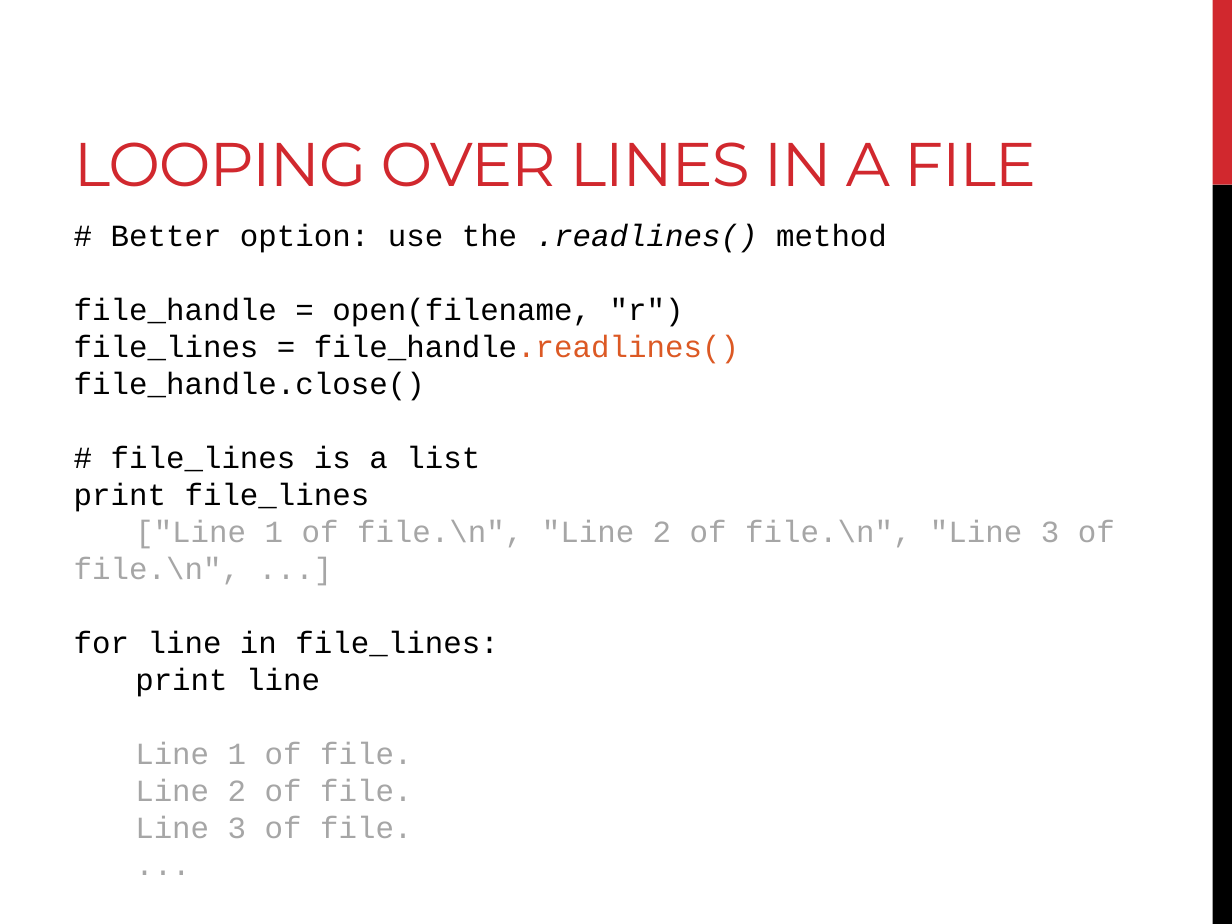
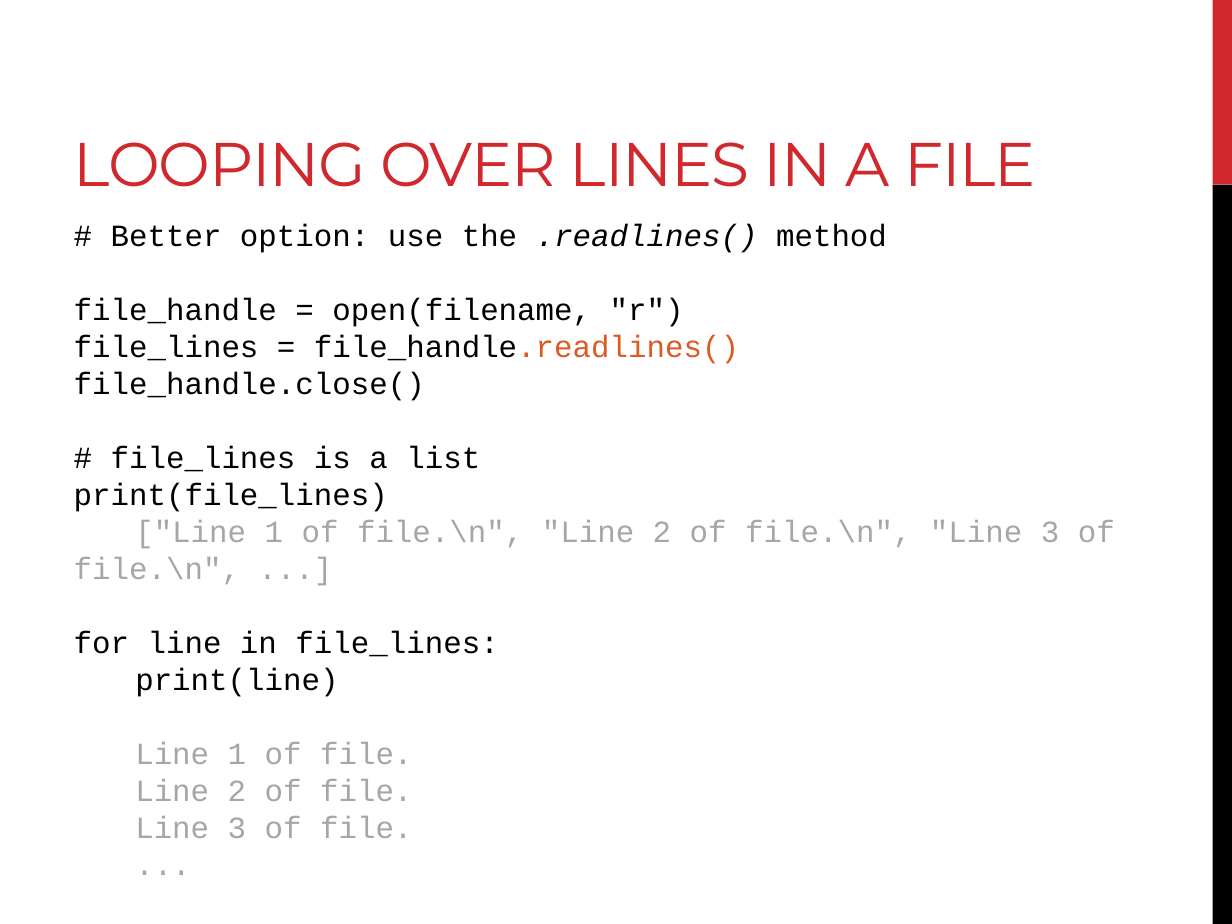
Before and after one commit to sjspielman/bdib2016_python, a slide deck: slide 38 of files/day2_materials/slides_day2.pptx (slide 46 before the commit). Drawn at 1232x924 pixels with LibreOffice and Linux fonts; fonts in the diff are those of the drawing. Boxes give left, top, right and bottom in pixels: in the first picture for what was removed or moved away, otherwise in the second. Text is boxed around its words. In the diff, an @@ line names an element or a change of style, - is before the commit and + after.

```diff
--- a/files/day2_materials/slides_day2.pptx
+++ b/files/day2_materials/slides_day2.pptx
@@ text at (x1=74, y1=483, x2=388, y2=512): text changed @@
-print file_lines
+print(file_lines)
@@ text at (x1=135, y1=668, x2=338, y2=697): text changed @@
-print line
+print(line)
```
Also in this commit, not shown: 12 other slides changed, 1 slide added, 10 slides removed, 1 other file.
